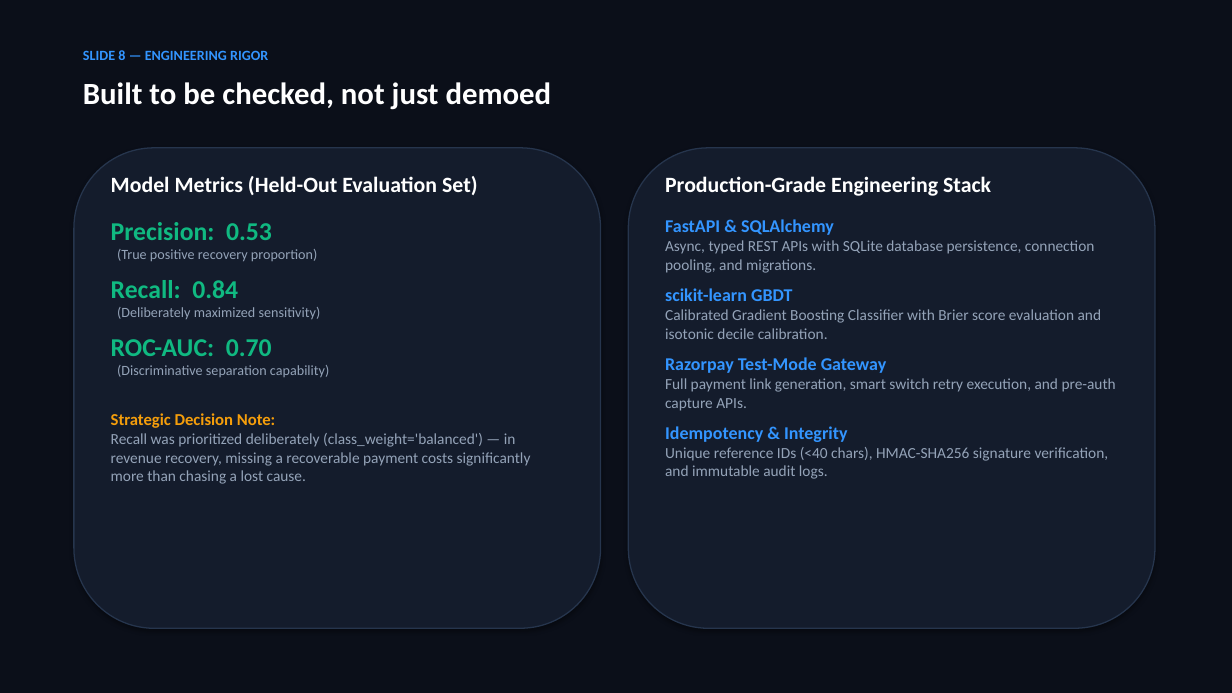
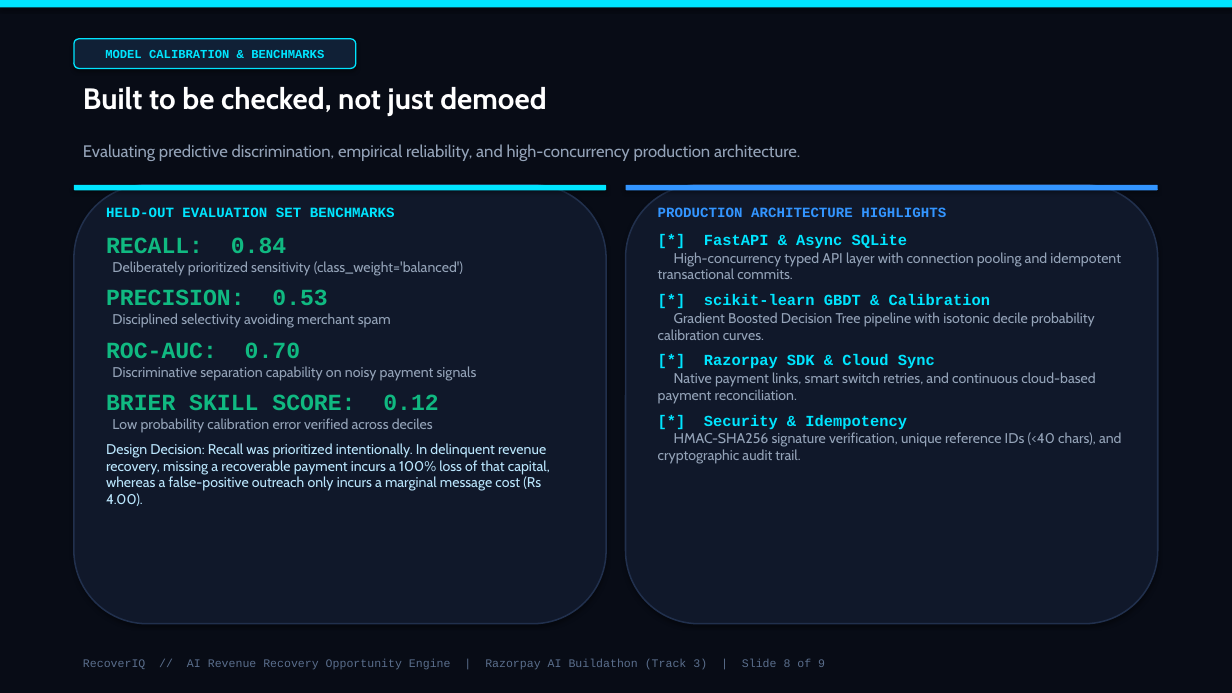
Before and after one commit to Yaswanthraju-Rallabandi/RecoverIQ-Intelligent-Revenue-Recovery-Platform, a slide deck: slide 8 of RecoverIQ_Razorpay_AI_Buildathon.pptx. Drawn at 1232x693 pixels with LibreOffice and Linux fonts; fonts in the diff are those of the drawing. Boxes give left, top, right and bottom in pixels: in the first picture for what was removed or moved away, otherwise in the second. Text is boxed around its words. In the diff, an @@ line names an element or a change of style, - is before the commit and + after.

Commit message:
style: elevate pitch deck and PowerPoint to futuristic enterprise AI theme

```diff
--- a/RecoverIQ_Razorpay_AI_Buildathon.pptx
+++ b/RecoverIQ_Razorpay_AI_Buildathon.pptx
@@ rectangle at box(0, 0, 1232, 693): fill #0B0F19 to #080C16 @@
@@ rectangle added at box(0, 0, 1232, 7), fill #00E5FF @@
@@ rounded rectangle added at box(74, 39, 356, 68), fill #102036, outline #00E5FF 1 pt, 9.5 pt, text #00E5FF, bold @@
+MODEL CALIBRATION & BENCHMARKS
@@ text removed at box(83, 50, 268, 60) @@
-SLIDE 8 — ENGINEERING RIGOR
@@ text "Built to be checked, not ..." at box(83, 87, 546, 116): size 24 to 23 pt, font Calibri to Cabin @@
@@ rounded rectangle removed at box(74, 148, 601, 628) @@
@@ text added at box(83, 144, 800, 161), 13 pt, text #94A3B8 @@
+Evaluating predictive discrimination, empirical reliability, and high-concurrency production architecture.
@@ rounded rectangle: place and size @@
-rounded rectangle at box(628, 148, 1155, 628)
+rounded rectangle at box(74, 185, 606, 624)
@@ rounded rectangle at box(74, 185, 606, 624): fill #141C2C to #10182A; outline #26354D 1 pt to #21304D 1.2 pt @@
@@ rounded rectangle added at box(74, 185, 606, 190), fill #00E5FF @@
@@ text "HELD-OUT EVALUATION SET BENCHMARKS": place and size @@
-text "HELD-OUT EVALUATION SET BENCHMARKS" at box(111, 176, 531, 484)
+text "HELD-OUT EVALUATION SET BENCHMARKS" at box(106, 207, 550, 506)
@@ text at box(106, 207, 463, 328): text changed; font Calibri to Cabin @@
-Model Metrics (Held-Out Evaluation Set)
-Precision: 0.53
-(True positive recovery proportion)
-Recall: 0.84
-(Deliberately maximized sensitivity)
+HELD-OUT EVALUATION SET BENCHMARKS
+RECALL: 0.84
+Deliberately prioritized sensitivity (class_weight='balanced')
+PRECISION: 0.53
+Disciplined selectivity avoiding merchant spam
@@ rounded rectangle added at box(626, 185, 1158, 624), fill #10182A, outline #21304D 1.2 pt @@
@@ rounded rectangle added at box(626, 185, 1158, 190), fill #3395FF @@
@@ text at box(658, 207, 1122, 464): text changed; size 12 to 11 pt; font Calibri to Cabin @@
-Production-Grade Engineering Stack
-FastAPI & SQLAlchemy
-Async, typed REST APIs with SQLite database persistence, connection pooling, and migrations.
-scikit-learn GBDT
-Calibrated Gradient Boosting Classifier with Brier score evaluation and isotonic decile calibration.
-Razorpay Test-Mode Gateway
-Full payment link generation, smart switch retry execution, and pre-auth capture APIs.
-Idempotency & Integrity
-Unique reference IDs (<40 chars), HMAC-SHA256 signature verification, and immutable audit logs.
+PRODUCTION ARCHITECTURE HIGHLIGHTS
+[*] FastAPI & Async SQLite
+High-concurrency typed API layer with connection pooling and idempotent transactional commits.
+[*] scikit-learn GBDT & Calibration
+Gradient Boosted Decision Tree pipeline with isotonic decile probability calibration curves.
+[*] Razorpay SDK & Cloud Sync
+Native payment links, smart switch retries, and continuous cloud-based payment reconciliation.
+[*] Security & Idempotency
+HMAC-SHA256 signature verification, unique reference IDs (<40 chars), and cryptographic audit trail.
@@ text at box(106, 342, 300, 358): size 20 to 18 pt, font Calibri to Courier New in "ROC-AUC: 0.70" @@
@@ text at box(106, 366, 550, 506): text changed; size 12 to 11 pt; font Calibri to Cabin; text colour #94A3B8 to #BAE6FD @@
-(Discriminative separation capability)
-Strategic Decision Note:
-Recall was prioritized deliberately (class_weight='balanced') — in revenue recovery, missing a recoverable payment costs significantly more than chasing a lost cause.
+Discriminative separation capability on noisy payment signals
+BRIER SKILL SCORE: 0.12
+Low probability calibration error verified across deciles
+Design Decision: Recall was prioritized intentionally. In delinquent revenue recovery, missing a recoverable payment incurs a 100% loss of that capital, whereas a false-positive outreach only incurs a marginal message cost (Rs 4.00).
@@ text added at box(83, 659, 825, 670), 9 pt, text #5A6E8C @@
+RecoverIQ // AI Revenue Recovery Opportunity Engine | Razorpay AI Buildathon (Track 3) | Slide 8 of 9
```
Also in this commit, not shown: 5 other slides changed, 3 slides added, 3 slides removed, 1 other file.
